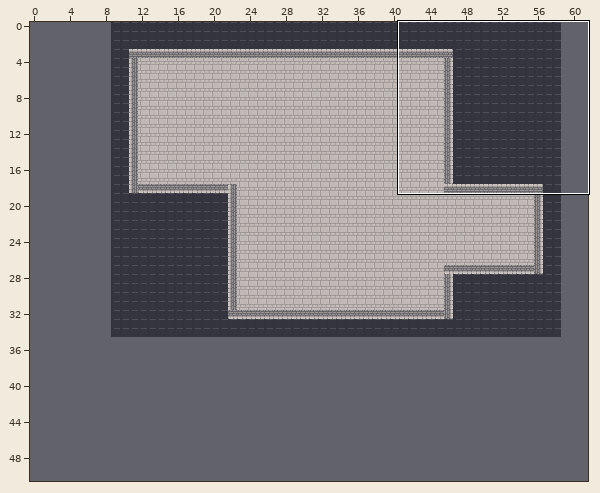
An edit to a level. Tiled map, assets/tilemap/nivel2.tmx. The picture above shows the old version from afar; the outline marks the close-up.
Close-up. Earlier state:
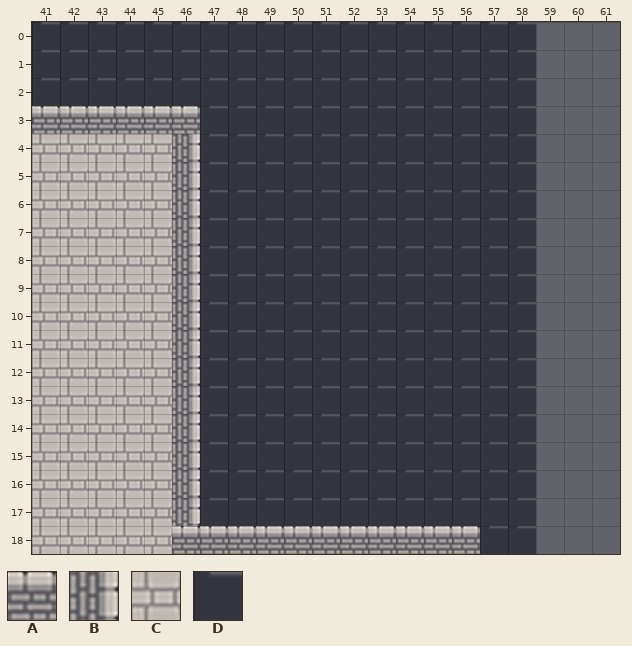
Cells are 60x60 px. Shown: x 41..61, y 0..18. The commit also changed other parts of the map, which this record leaves out. The old version is drawn lined up with the new one.
Key: from "dungeon": A 72, B 72 turned 90, C 226, D 243.
_ is an empty cell.
Layer "paredes" before, first column x 41:
 0 _____________________
 1 _____________________
 2 _____________________
 3 AAAAAA_______________
 4 _____B_______________
 5 _____B_______________
 6 _____B_______________
 7 _____B_______________
 8 _____B_______________
 9 _____B_______________
10 _____B_______________
11 _____B_______________
12 _____B_______________
13 _____B_______________
14 _____B_______________
15 _____B_______________
16 _____B_______________
17 _____B_______________
18 _____AAAAAAAAAAA_____
Layer "suelo" before, first column x 41:
 0 DDDDDDDDDDDDDDDDDD___
 1 DDDDDDDDDDDDDDDDDD___
 2 DDDDDDDDDDDDDDDDDD___
 3 ______DDDDDDDDDDDD___
 4 CCCCC_DDDDDDDDDDDD___
 5 CCCCC_DDDDDDDDDDDD___
 6 CCCCC_DDDDDDDDDDDD___
 7 CCCCC_DDDDDDDDDDDD___
 8 CCCCC_DDDDDDDDDDDD___
 9 CCCCC_DDDDDDDDDDDD___
10 CCCCC_DDDDDDDDDDDD___
11 CCCCC_DDDDDDDDDDDD___
12 CCCCC_DDDDDDDDDDDD___
13 CCCCC_DDDDDDDDDDDD___
14 CCCCC_DDDDDDDDDDDD___
15 CCCCC_DDDDDDDDDDDD___
16 CCCCC_DDDDDDDDDDDD___
17 CCCCC_DDDDDDDDDDDD___
18 CCCCC___________DD___
New version:
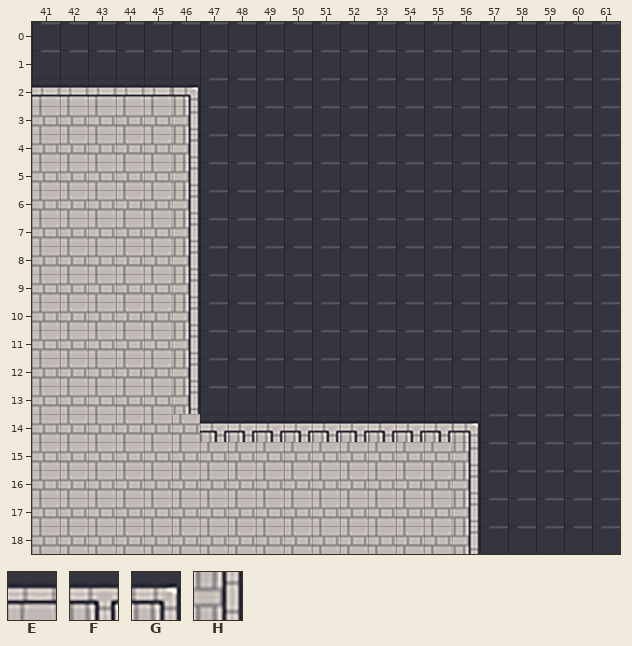
Further tiles: from "dungeon": E 212, F 213, G 214, H 228.
Difference:
{"change": "map size 50x35 -> 62x51 cells (old content now starts at 9,0; both pictures use the new coordinates)"}
{"where": "layer \"paredes\""}
{"y":2,"x":41,"old":"______","new":"EEEEEG"}
{"y":3,"x":41,"old":"AAAAAA","new":"_____H"}
{"y":4,"x":46,"old":"B","new":"H"}
{"y":5,"x":46,"old":"B","new":"H"}
{"y":6,"x":46,"old":"B","new":"H"}
{"y":7,"x":46,"old":"B","new":"H"}
{"y":8,"x":46,"old":"B","new":"H"}
{"y":9,"x":46,"old":"B","new":"H"}
{"y":10,"x":46,"old":"B","new":"H"}
{"y":11,"x":46,"old":"B","new":"H"}
{"y":12,"x":46,"old":"B","new":"H"}
{"y":13,"x":46,"old":"B","new":"H"}
{"y":14,"x":46,"old":"B__________","new":"CFFFFFFFFFG"}
{"y":15,"x":46,"old":"B","new":"_"}
{"y":15,"x":56,"old":"_","new":"H"}
{"y":16,"x":46,"old":"B","new":"_"}
{"y":16,"x":56,"old":"_","new":"H"}
{"y":17,"x":46,"old":"B","new":"_"}
{"y":17,"x":56,"old":"_","new":"H"}
{"y":18,"x":46,"old":"AAAAAAAAAAA","new":"__________H"}
{"where": "layer \"suelo\""}
{"y":0,"x":59,"old":"___","new":"DDD"}
{"y":1,"x":59,"old":"___","new":"DDD"}
{"y":2,"x":41,"old":"DDDDDD","new":"______"}
{"y":2,"x":59,"old":"___","new":"DDD"}
{"y":3,"x":41,"old":"_____","new":"CCCCC"}
{"y":3,"x":59,"old":"___","new":"DDD"}
{"y":4,"x":59,"old":"___","new":"DDD"}
{"y":5,"x":59,"old":"___","new":"DDD"}
{"y":6,"x":59,"old":"___","new":"DDD"}
{"y":7,"x":59,"old":"___","new":"DDD"}
{"y":8,"x":59,"old":"___","new":"DDD"}
{"y":9,"x":59,"old":"___","new":"DDD"}
{"y":10,"x":59,"old":"___","new":"DDD"}
{"y":11,"x":59,"old":"___","new":"DDD"}
{"y":12,"x":59,"old":"___","new":"DDD"}
{"y":13,"x":59,"old":"___","new":"DDD"}
{"y":14,"x":47,"old":"DDDDDDDDDD","new":"__________"}
{"y":14,"x":59,"old":"___","new":"DDD"}
{"y":15,"x":46,"old":"_DDDDDDDDDD","new":"CCCCCCCCCC_"}
{"y":15,"x":59,"old":"___","new":"DDD"}
{"y":16,"x":46,"old":"_DDDDDDDDDD","new":"CCCCCCCCCC_"}
{"y":16,"x":59,"old":"___","new":"DDD"}
{"y":17,"x":46,"old":"_DDDDDDDDDD","new":"CCCCCCCCCC_"}
{"y":17,"x":59,"old":"___","new":"DDD"}
{"y":18,"x":46,"old":"__________","new":"CCCCCCCCCC"}
{"y":18,"x":59,"old":"___","new":"DDD"}
{"label":"added","picture_box":[536,22,620,554]}
{"label":"changed","picture_box":[32,78,480,554]}
